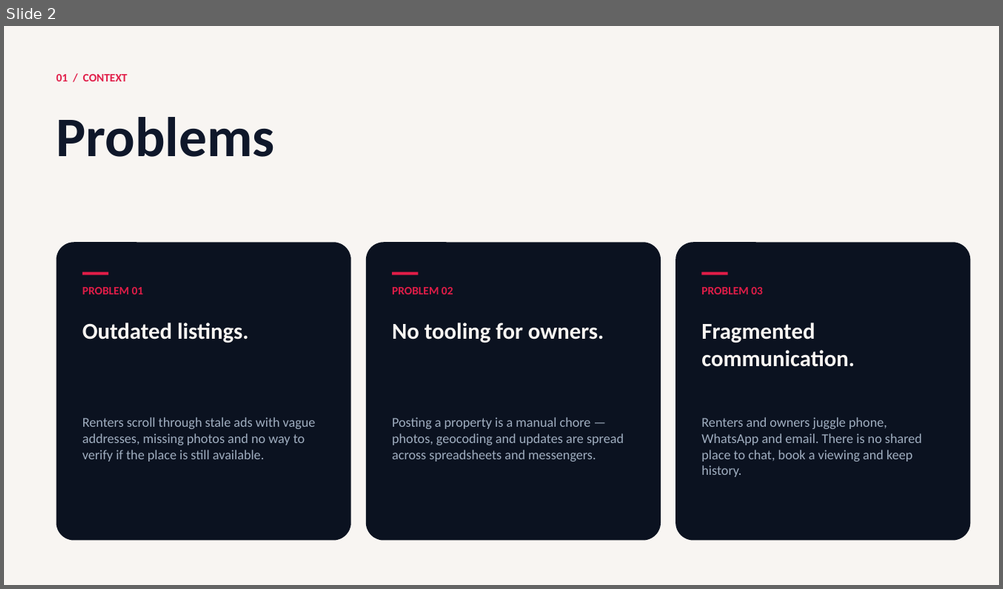
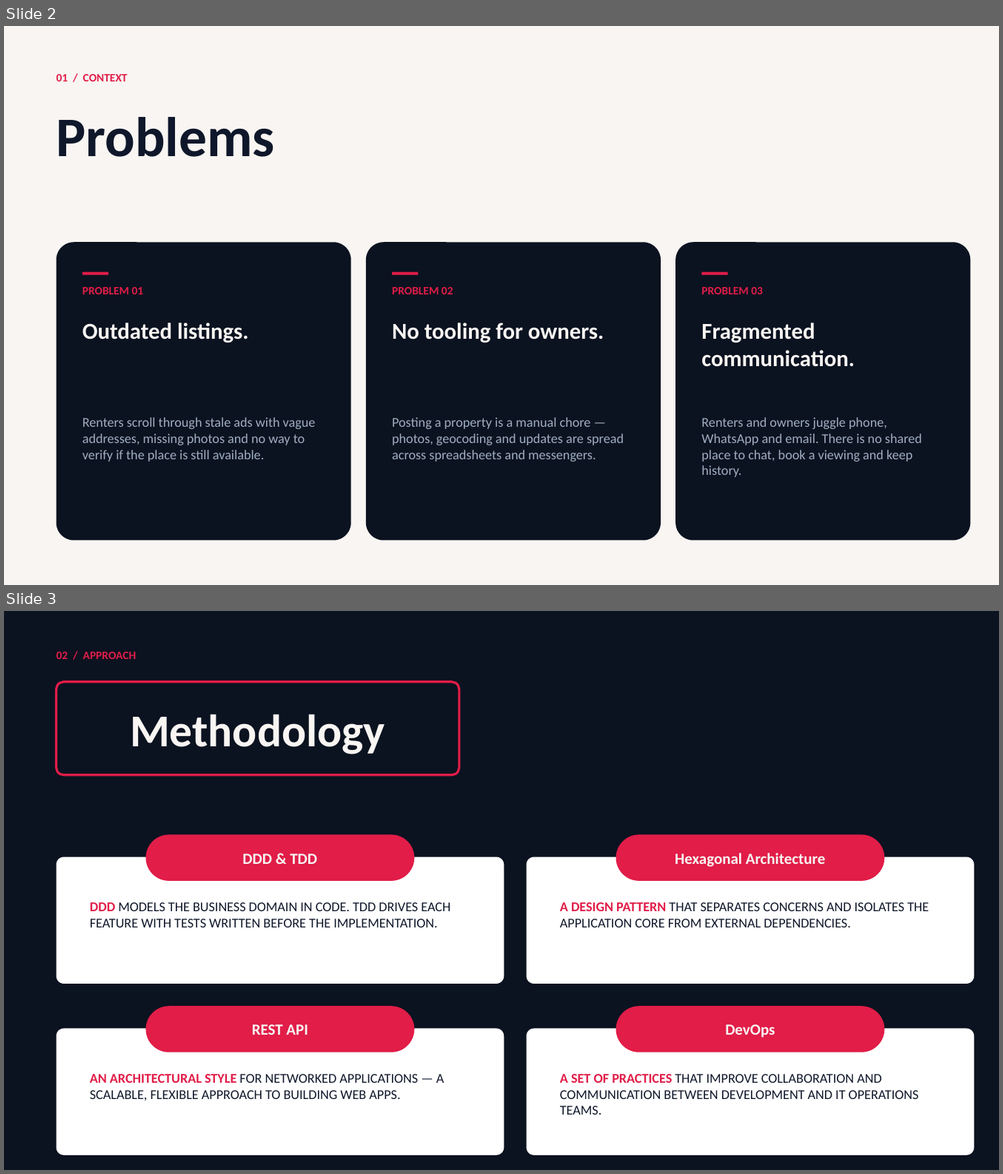
Before and after one commit to opoiasnik/FSA-BE, a slide deck: docs/presentation/FSA-Rental-Presentation.pptx. Shown one above the other, each under a label of ours: slide 2 before the commit, slides 2 and 3 after it. The pictures are 1003x589 and 1003x1174 pixels, drawn with LibreOffice and Linux fonts; fonts in the diff are those of the drawing. Boxes give left, top, right and bottom in pixels: in the first picture for what was removed or moved away, otherwise in the second. Text is boxed around its words. In the diff, an @@ line names an element or a change of style, - is before the commit and + after.

```diff
--- a/docs/presentation/FSA-Rental-Presentation.pptx
+++ b/docs/presentation/FSA-Rental-Presentation.pptx
@@ slide 3 added at (4, 611, 999, 1170), background #FFFFFF @@
@@ rectangle added at (4, 611, 999, 1170), fill #0B1220 @@
@@ text added at (57, 652, 136, 659), 11 pt, text #E11D48, bold @@
+02 / APPROACH
@@ rounded rectangle added at (57, 682, 459, 775), outline #E11D48 2.25 pt @@
@@ text added at (130, 714, 384, 755), 44 pt, text #F8F5F2, bold @@
+Methodology
@@ rounded rectangle added at (146, 834, 415, 881), fill #E11D48 @@
@@ text added at (242, 854, 317, 864), 15 pt, text #F8F5F2, bold @@
+DDD & TDD
@@ rounded rectangle added at (616, 834, 885, 881), fill #E11D48 @@
@@ text added at (674, 853, 825, 867), 15 pt, text #F8F5F2, bold @@
+Hexagonal Architecture
@@ rounded rectangle added at (57, 857, 504, 984), fill #FFFFFF @@
@@ rounded rectangle added at (526, 857, 974, 984), fill #FFFFFF @@
@@ text added at (90, 903, 450, 928), 13 pt, text #0F172A @@
+DDD MODELS THE BUSINESS DOMAIN IN CODE. TDD DRIVES EACH FEATURE WITH TESTS WRITTEN BEFORE THE IMPLEMENTATION.
@@ text added at (560, 903, 928, 928), 13 pt, text #0F172A @@
+A DESIGN PATTERN THAT SEPARATES CONCERNS AND ISOLATES THE APPLICATION CORE FROM EXTERNAL DEPENDENCIES.
@@ rounded rectangle added at (146, 1006, 415, 1053), fill #E11D48 @@
@@ rounded rectangle added at (616, 1006, 885, 1053), fill #E11D48 @@
@@ rounded rectangle added at (57, 1029, 504, 1156), fill #FFFFFF @@
@@ text added at (252, 1025, 307, 1035), 15 pt, text #F8F5F2, bold @@
+REST API
@@ rounded rectangle added at (526, 1029, 974, 1156), fill #FFFFFF @@
@@ text added at (725, 1025, 774, 1038), 15 pt, text #F8F5F2, bold @@
+DevOps
@@ text added at (90, 1074, 444, 1101), 13 pt, text #0F172A @@
+AN ARCHITECTURAL STYLE FOR NETWORKED APPLICATIONS — A SCALABLE, FLEXIBLE APPROACH TO BUILDING WEB APPS.
@@ text added at (560, 1074, 919, 1115), 13 pt, text #0F172A @@
+A SET OF PRACTICES THAT IMPROVE COLLABORATION AND COMMUNICATION BETWEEN DEVELOPMENT AND IT OPERATIONS TEAMS.
```
Also in this commit, not shown: 6 slides changed, 2 other slides added, 3 slides removed, 11 other files.
